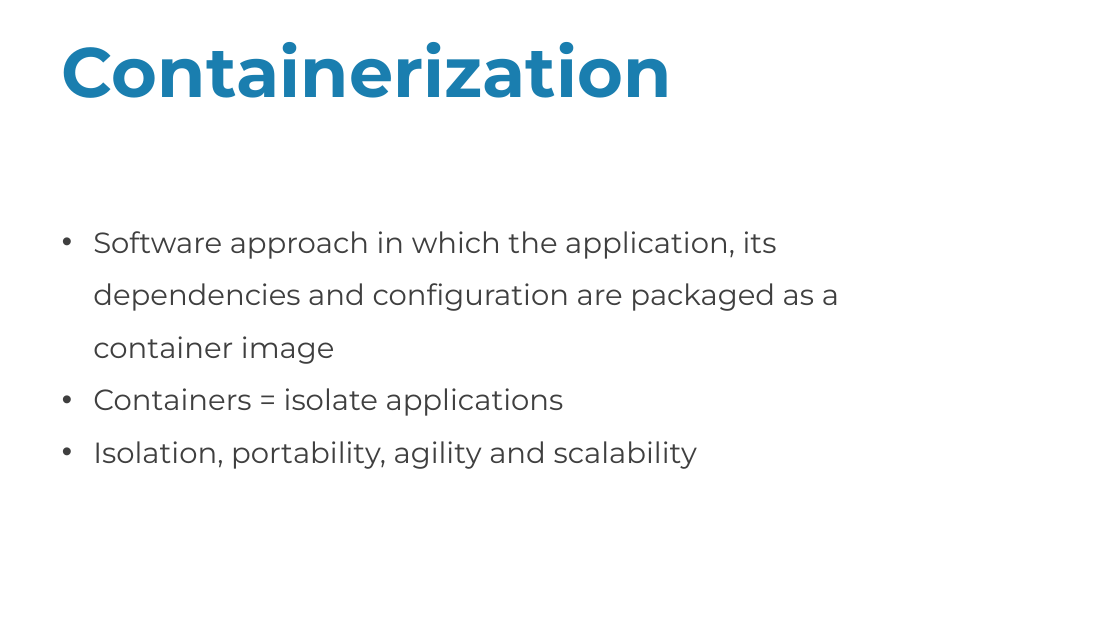
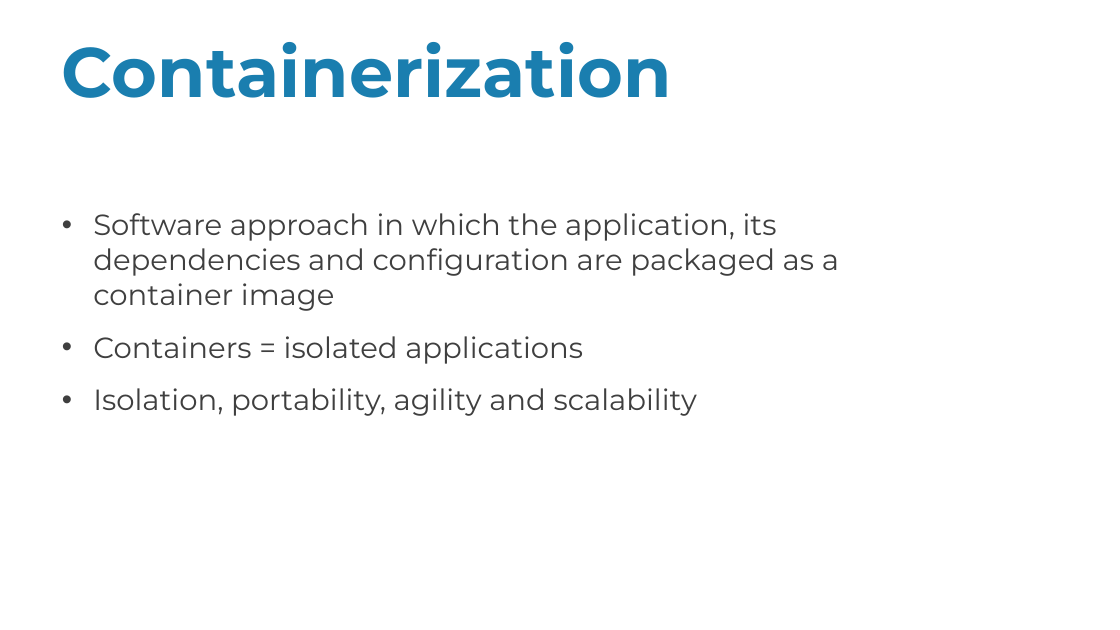
Before and after one commit to alainkhouryy/Project-integration, a slide deck: slide 15 of presentation/Final-Pres.pptx. Drawn at 1120x630 pixels with LibreOffice and Linux fonts; fonts in the diff are those of the drawing. Boxes give left, top, right and bottom in pixels: in the first picture for what was removed or moved away, otherwise in the second. Text is boxed around its words. In the diff, an @@ line names an element or a change of style, - is before the commit and + after.

```diff
--- a/presentation/Final-Pres.pptx
+++ b/presentation/Final-Pres.pptx
@@ text at <box>93,213,839,311</box>: line spacing 1.5 to 1 @@
@@ text at <box>93,336,583,364</box>: text changed @@
-• Containers = isolate applications
+• Containers = isolated applications
```
Also in this commit, not shown: 21 other slides changed, 3 slides added.
